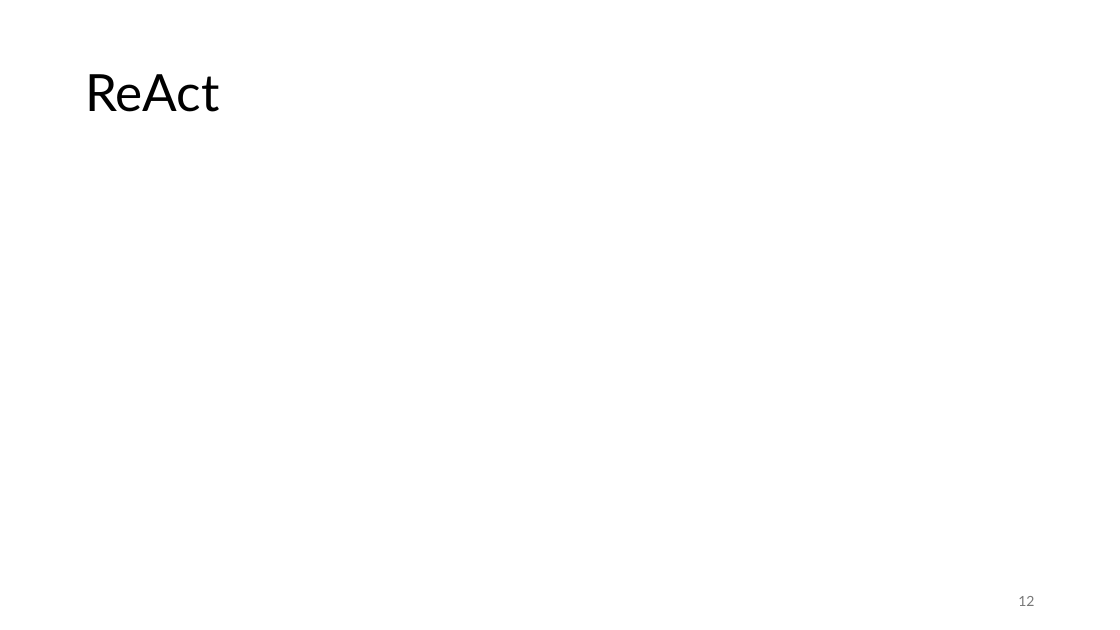
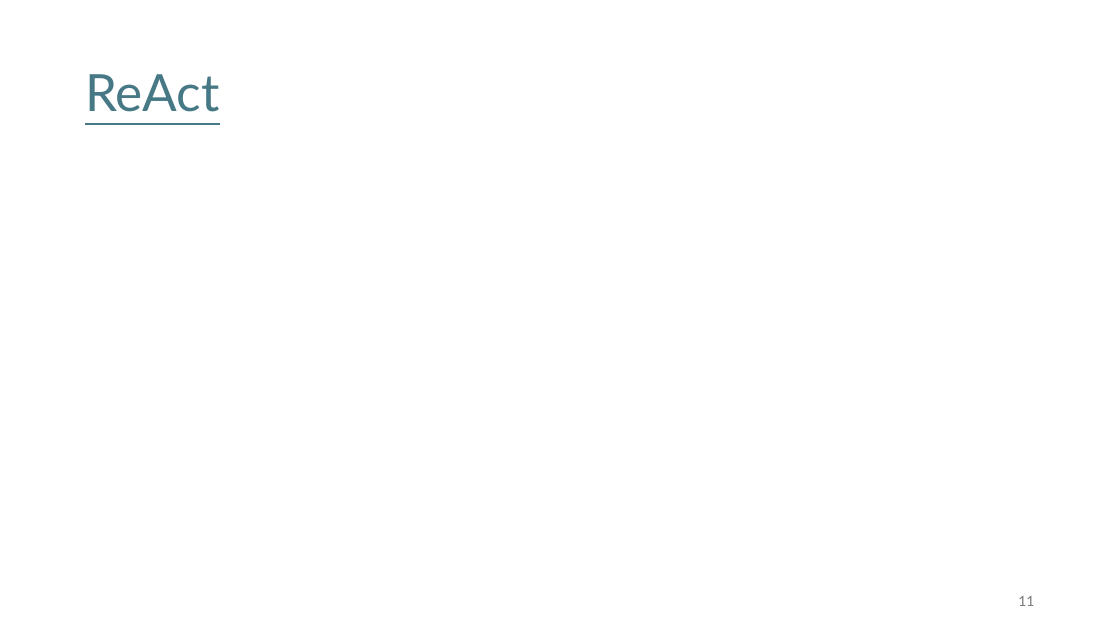
Before and after one commit to FelixWick/language_models, a slide deck: slide 11 of slides/6_agents.pptx (slide 12 before the commit). Drawn at 1120x630 pixels with LibreOffice and Linux fonts; fonts in the diff are those of the drawing. Boxes give left, top, right and bottom in pixels: in the first picture for what was removed or moved away, otherwise in the second. Text is boxed around its words. In the diff, an @@ line names an element or a change of style, - is before the commit and + after.

```diff
--- a/slides/6_agents.pptx
+++ b/slides/6_agents.pptx
@@ title "ReAct" at (85, 74, 219, 112): text colour #000000 to #467886, underline on @@
@@ page number at (1018, 596, 1034, 606): text changed @@
-12
+11
```
Also in this commit, not shown: 2 other slides changed, 3 slides removed, 2 other files.
